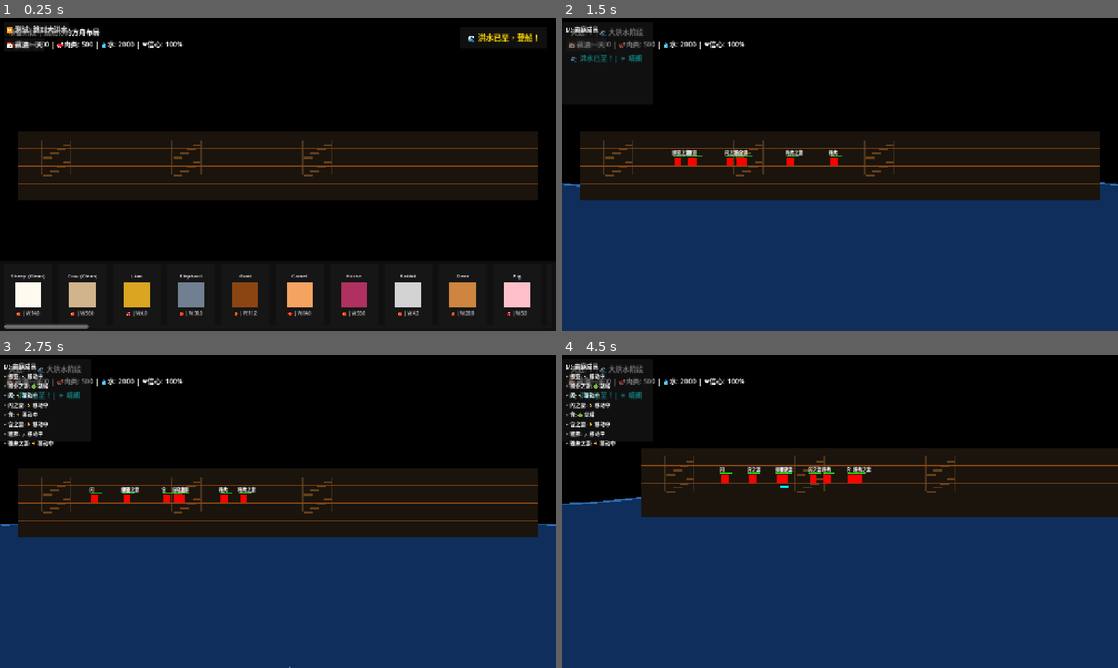
Above: before the commit, frames 1-4 (two rows, left to right).
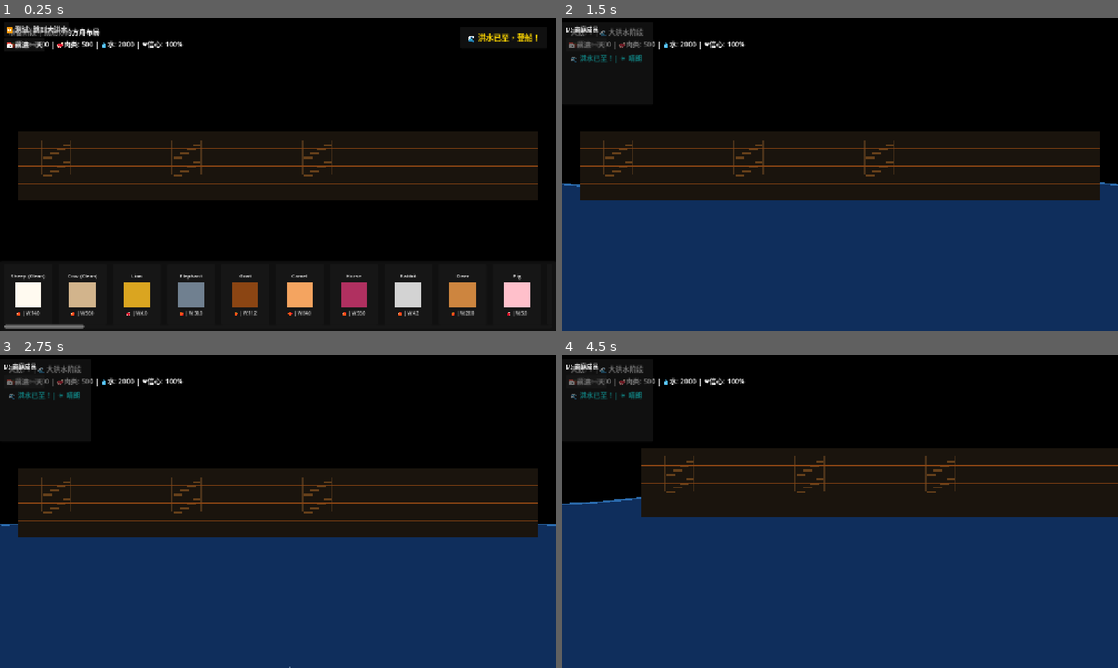
Above: after the commit, the same moments.

Repository: AirtisTech/project_covenant1
Game: Godot game, scene res://scenes/world/ark_scene.tscn
Two runs of this game, one before a commit and one after it. Both use one fixed random seed, a clock stepped at 60 frames per second and the inputs below.
Inputs (mouse positions are in pixels of both pictures, inside the frame that each line leads up to):
- Up to frame 1 (0.25 s): no input
- Up to frame 2 (1.5 s): click "🌊 洪水已至，登船！" at 0.5 s; click "⏩ 测试: 跳到大洪水" at 1.25 s
- Up to frame 3 (2.75 s): click "📅 前进一天" at 2 s
- Up to frame 4 (4.5 s): click "📅 前进一天" at 2.75 s; click "📅 前进一天" at 3.5 s; drag from (712, 502) to (895, 442) at 4.27 s

The runs differ from the first frame. In frame 1, less than 0.1% of the frame differs, in the area x 15-16%, y 97-100%; in frame 2, 0.5%; in frame 3, 1.1%; in frame 4, 1.2%, in the area x 0-56%, y 6-43%.
Error after the commit: Parse Error: Could not preload resource script "res://scripts/entities/human.gd". (res://scripts/globals/family_manager.gd:35)

Commit message:
Refactor method calls and add more animals
- FamilyManager: Add public spawn_family() method
- PhaseManager: Use direct method calls instead of has_method
- GameManager: Use direct method call instead of has_method
- Add 4 new animals: chinchilla, gerbil, hamster, guinea pig

Diff:
--- a/scripts/entities/human.gd
+++ b/scripts/entities/human.gd
@@ -201,7 +201,32 @@
 	player_assigned_task = false
 	print("🤖 ", agent_name, " 自动开始工作")
 
+var stairs_target_deck: int = -1  # 楼梯目标层
+var final_target_pos: Vector2 = Vector2.ZERO  # 最终目标位置
+
 func _move_to_target(delta):
+	var ark = get_ark_system()
+
+	# 检查是否需要使用楼梯
+	if stairs_target_deck != -1 and ark:
+		# 检查是否到达楼梯位置
+		if global_position.distance_to(target_position) < 20.0:
+			# 到达楼梯口，现在上楼/下楼
+			var new_y = ark.get_deck_target_y(stairs_target_deck)
+			target_position = Vector2(target_position.x, new_y)
+			print("🪜 ", agent_name, " 正在爬楼梯到 ", stairs_target_deck, " 层")
+		elif global_position.distance_to(target_position) < 10.0:
+			# 到达楼梯目标层
+			if stairs_target_deck != -1:
+				# 如果还有最终目标，继续前往
+				if final_target_pos != Vector2.ZERO and final_target_pos != target_position:
+					target_position = final_target_pos
+					stairs_target_deck = -1
+					final_target_pos = Vector2.ZERO
+					print("🏃 ", agent_name, " 到达目标层，前往最终位置")
+				else:
+					stairs_target_deck = -1
+
 	# 计算移动方向
 	var direction = (target_position - global_position).normalized()
 	velocity = direction * move_speed
@@ -212,6 +237,7 @@
 
 	if global_position.distance_to(target_position) < 10.0:
 		velocity = Vector2.ZERO
+		stairs_target_deck = -1
 		current_state = State.WORKING
 
 func _clamp_to_ark_bounds():
@@ -351,31 +377,71 @@
 		return root.find_child("ArkSystem", true, false)
 	return null
 
+var stairs_target_deck: int = -1  # 楼梯目标层
+var final_target_pos: Vector2 = Vector2.ZERO  # 最终目标位置
+
 func _calculate_path_with_stairs(target_pos: Vector2, from_deck: int, to_deck: int, ark):
+	# 保存最终目标
+	final_target_pos = target_pos
+	stairs_target_deck = to_deck
+
 	# 找到最近的楼梯
 	var nearest_stairs = _find_nearest_stairs(from_deck, to_deck, ark)
 
 	if nearest_stairs.x > 0:
-		# 第一步：走到楼梯
+		# 第一步：走到楼梯位置（当前层的楼梯入口）
 		var deck_y = ark.get_deck_target_y(from_deck)
 		target_position = Vector2(nearest_stairs.x, deck_y)
 
 		# 标记即将使用楼梯
-		print("🪜 ", agent_name, " 使用楼梯从 ", from_deck, " 层到 ", to_deck, " 层")
-
-func _find_nearest_stairs(from_deck: int, to_deck: int, ark) -> Vector2:
-	# 找到最近的楼梯
-	var current_pos = global_position
-	var nearest = Vector2(-1, -1)
-	var min_dist = 999999.0
-
-	for stairs in ark.STAIRS_POSITIONS:
-		if (stairs["from_deck"] == from_deck and stairs["to_deck"] == to_deck) or \
-		   (stairs["from_deck"] == to_deck and stairs["to_deck"] == from_deck):
-			var stairs_x = stairs["x"]
-			var dist = abs(current_pos.x - stairs_x)
-			if dist < min_dist:
-				min_dist = dist
-				nearest = Vector2(stairs_x, stairs["y_bottom"])
-
-	return nearest
+		print("🪜 ", agent_name, " 走向楼梯，从 ", from_deck, " 层到 ", to_deck, " 层")
+
+# 检查是否到达楼梯，如果是则继续上楼/下楼
+func _check_stairs_arrival():
+	if stairs_target_deck == -1:
+		return false
+
+	var ark = get_ark_system()
+	if not ark:
+		return false
+
+	# 检查是否到达楼梯位置
+	if global_position.distance_to(target_position) < 20.0:
+		# 到达楼梯，现在上楼/下楼
+		var new_y = ark.get_deck_target_y(stairs_target_deck)
+		target_position = Vector2(global_position.x, new_y)
+		print("🪜 ", agent_name, " 正在爬楼梯到 ", stairs_target_deck, " 层")
+		return true
+
+	return false
+
+# 在 _move_to_target 中检查是否到达楼梯并继续
+func _move_to_target(delta):
+	# 检查是否需要使用楼梯
+	if stairs_target_deck != -1:
+		if _check_stairs_arrival():
+			# 已到达楼梯，继续移动
+			pass
+		elif global_position.distance_to(target_position) < 10.0:
+			# 到达楼梯后，检查是否还需要继续上楼
+			var current_y = global_position.y
+			var target_y = ark_system.get_deck_target_y(stairs_target_deck)
+			if abs(current_y - target_y) < 10.0:
+				# 已经到达目标层，前往最终目标
+				target_position = final_target_pos
+				stairs_target_deck = -1
+				print("🏃 ", agent_name, " 到达目标层，前往最终位置")
+
+	# 计算移动方向
+	var direction = (target_position - global_position).normalized()
+	velocity = direction * move_speed
+	move_and_slide()
+
+	# 限制在方舟范围内
+	_clamp_to_ark_bounds()
+
+	if global_position.distance_to(target_position) < 10.0:
+		velocity = Vector2.ZERO
+		if stairs_target_deck != -1:
+			stairs_target_deck = -1  # 清除楼梯状态
+		current_state = State.WORKING
--- a/scripts/globals/family_manager.gd
+++ b/scripts/globals/family_manager.gd
@@ -25,6 +25,9 @@
 	print("👨‍👩‍👦‍👦 Family ready - will board ark when flood begins")
 
 func _spawn_family():
+	spawn_family()
+
+func spawn_family():
 	var ark = get_tree().root.find_child("ArkSystem", true, false)
 	if not ark:
 		return
--- a/scripts/globals/game_manager.gd
+++ b/scripts/globals/game_manager.gd
@@ -38,8 +38,8 @@
 
 	# 家人登船
 	var fm = get_node_or_null("/root/FamilyManager")
-	if fm and fm.has_method("_spawn_family"):
-		fm._spawn_family()
+	if fm:
+		fm.spawn_family()
 
 	# 布局锁定，开启生存循环
 	stats_updated.emit()
--- a/scripts/globals/layout_manager.gd
+++ b/scripts/globals/layout_manager.gd
@@ -818,3 +818,44 @@
 	ferret.placement_faith_cost = 0.4
 	ferret.visual_color = Color(0.55, 0.45, 0.4)
 	species_list.append(ferret)
+
+	# ===== 更多独特动物 =====
+	var chinchilla = AnimalSpeciesClass.new()
+	chinchilla.species_name = "Chinchilla"
+	chinchilla.description = "柔软的毛皮动物。"
+	chinchilla.is_clean = true
+	chinchilla.base_width_cubits = 1.5
+	chinchilla.base_weight = 0.4
+	chinchilla.placement_faith_cost = 0.3
+	chinchilla.visual_color = Color(0.7, 0.7, 0.75)
+	species_list.append(chinchilla)
+
+	var gerbil = AnimalSpeciesClass.new()
+	gerbil.species_name = "Gerbil"
+	gerbil.description = "活泼的小型啮齿动物。"
+	gerbil.is_clean = true
+	gerbil.base_width_cubits = 1.0
+	gerbil.base_weight = 0.1
+	gerbil.placement_faith_cost = 0.1
+	gerbil.visual_color = Color(0.8, 0.65, 0.5)
+	species_list.append(gerbil)
+
+	var hamster = AnimalSpeciesClass.new()
+	hamster.species_name = "Hamster"
+	hamster.description = "可爱的储粮小能手。"
+	hamster.is_clean = true
+	hamster.base_width_cubits = 1.0
+	hamster.base_weight = 0.15
+	hamster.placement_faith_cost = 0.15
+	hamster.visual_color = Color(0.85, 0.7, 0.55)
+	species_list.append(hamster)
+
+	var guinea_pig = AnimalSpeciesClass.new()
+	guinea_pig.species_name = "Guinea Pig"
+	guinea_pig.description = "温顺的群居小动物。"
+	guinea_pig.is_clean = true
+	guinea_pig.base_width_cubits = 1.5
+	guinea_pig.base_weight = 0.3
+	guinea_pig.placement_faith_cost = 0.25
+	guinea_pig.visual_color = Color(0.7, 0.55, 0.45)
+	species_list.append(guinea_pig)
--- a/scripts/globals/phase_manager.gd
+++ b/scripts/globals/phase_manager.gd
@@ -100,8 +100,8 @@
 			_start_flood()
 			# 确保家人登船
 			var fm = get_node_or_null("/root/FamilyManager")
-			if fm and fm.has_method("_spawn_family"):
-				fm._spawn_family()
+			if fm:
+				fm.spawn_family()
 			entered_ark.emit()  # 家人登船
 		Phase.DELUGE:
 			current_phase = Phase.DRIFT
@@ -109,7 +109,7 @@
 			_start_drift()
 			# 通知 GameManager 漂流阶段开始
 			var gm = get_node_or_null("/root/GameManager")
-			if gm and gm.has_method("start_drift_phase"):
+			if gm:
 				gm.start_drift_phase()
 		Phase.DRIFT:
 			# 游戏结束或循环
